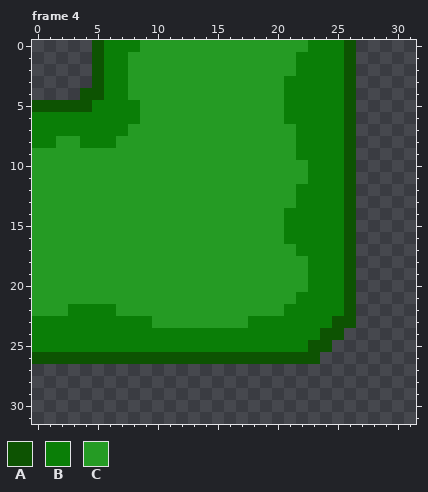
File history of a pixel-art file, assets/ase/SnakeBuildBlocks.ase. Above: the version before the commit.
32x32 pixels, 4 frames. Shown: frame 4.
Palette (. is transparent): A #0d5302  B #0a7e07  C #259b24
Pixels before, frame 4, first column x 0:
 0 .....ABBBCCCCCCCCCCCCCCBBBA
 1 .....ABBCCCCCCCCCCCCCCBBBBA
 2 .....ABBCCCCCCCCCCCCCCBBBBA
 3 .....ABBCCCCCCCCCCCCCBBBBBA
 4 ....AABBCCCCCCCCCCCCCBBBBBA
 5 AAAAABBBBCCCCCCCCCCCCBBBBBA
 6 BBBBBBBBBCCCCCCCCCCCCBBBBBA
 7 BBBBBBBBCCCCCCCCCCCCCCBBBBA
 8 BBCCBBBCCCCCCCCCCCCCCCBBBBA
 9 CCCCCCCCCCCCCCCCCCCCCCBBBBA
10 CCCCCCCCCCCCCCCCCCCCCCCBBBA
11 CCCCCCCCCCCCCCCCCCCCCCCBBBA
12 CCCCCCCCCCCCCCCCCCCCCCBBBBA
13 CCCCCCCCCCCCCCCCCCCCCCBBBBA
14 CCCCCCCCCCCCCCCCCCCCCBBBBBA
15 CCCCCCCCCCCCCCCCCCCCCBBBBBA
16 CCCCCCCCCCCCCCCCCCCCCBBBBBA
17 CCCCCCCCCCCCCCCCCCCCCCBBBBA
18 CCCCCCCCCCCCCCCCCCCCCCCBBBA
19 CCCCCCCCCCCCCCCCCCCCCCCBBBA
20 CCCCCCCCCCCCCCCCCCCCCCCBBBA
21 CCCCCCCCCCCCCCCCCCCCCCBBBBA
22 CCCBBBBCCCCCCCCCCCCCCBBBBBA
23 BBBBBBBBBBCCCCCCCCBBBBBBBAA
24 BBBBBBBBBBBBBBBBBBBBBBBBAA.
25 BBBBBBBBBBBBBBBBBBBBBBBAA..
26 AAAAAAAAAAAAAAAAAAAAAAAA...
Once edited:
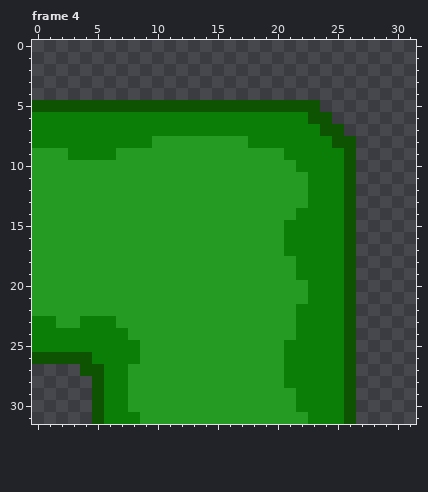
The edit:
Frame 4, layer "Curve":
The author put colour A in rows 24 to 26 at x 26; in row 27 at x 4 to 5 and 26; in rows 28 to 31 at x 5 and 26.
Colour B becomes colour A in row 5 at x 5 to 8 and 21 to 23; in row 6 at x 23 to 24; in row 7 at x 24 to 25; in row 8 at x 25.
Colour C becomes colour A in row 5 at x 9 to 20.
The author put colour B in row 25 at x 25; in row 26 at x 24 to 25; in rows 27 to 28 at x 6 to 7 and 21 to 25; in rows 29 to 30 at x 6 to 7 and 22 to 25; in row 31 at x 6 to 8 and 23 to 25.
Colour A becomes colour B in row 23 at x 25; in row 24 at x 24 to 25; in row 25 at x 23 to 24; in row 26 at x 5 to 8 and 21 to 23.
Colour C becomes colour B in row 6 at x 9 to 20; in row 7 at x 8 to 21; in row 8 at x 2 to 3, 7 to 9 and 18 to 21; in row 9 at x 3 to 6 and 21; in row 10 at x 22; in row 17 at x 21.
Colour C becomes colour B in rows 18 to 19 at x 22.
The author put colour C in rows 27 to 28 at x 8 to 20; in rows 29 to 30 at x 8 to 21; in row 31 at x 9 to 22.
Colour A becomes colour C in row 26 at x 9 to 20.
Colour B becomes colour C in rows 12 to 13 at x 22; in row 14 at x 21; in row 21 at x 22; in row 22 at x 3 to 6 and 21; in row 23 at x 2 to 3, 7 to 9 and 18 to 21; in row 24 at x 8 to 21.
Colour B becomes colour C in row 25 at x 9 to 20.
Colour A is removed in rows 0 to 3 at x 5 and 26; in row 4 at x 4 to 5 and 26; in rows 5 to 7 at x 26.
Colour B is removed in row 0 at x 6 to 8 and 23 to 25; in rows 1 to 2 at x 6 to 7 and 22 to 25; in rows 3 to 4 at x 6 to 7 and 21 to 25; in row 5 at x 24 to 25; in row 6 at x 25.
Colour C is removed in row 0 at x 9 to 22; in rows 1 to 2 at x 8 to 21; in rows 3 to 4 at x 8 to 20.
Boxes around the changes in both pictures, in picture pixels (x1, y1, x2, y2):
changed: (56, 40, 356, 424)
